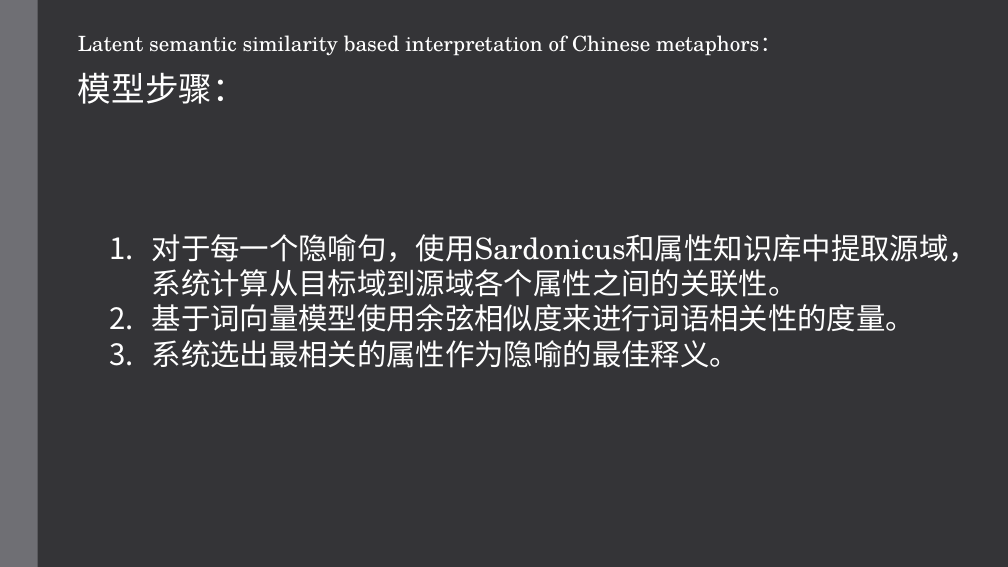
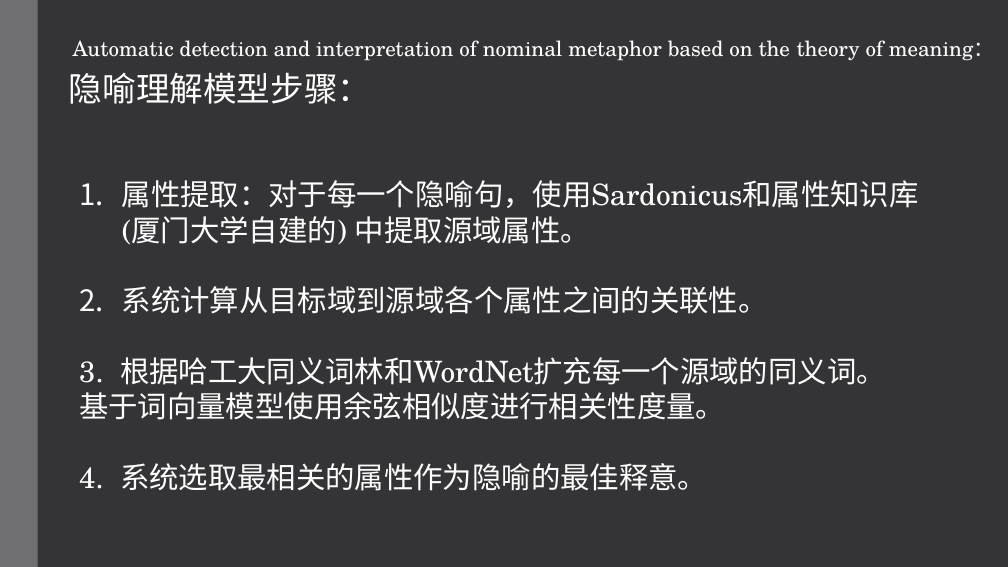
Before and after one commit to hixiaotian/metaphor_detection, a slide deck: slide 12 of 教学/20200809 metaphor interpretation.pptx (slide 8 before the commit). Drawn at 1008x567 pixels with LibreOffice and Linux fonts; fonts in the diff are those of the drawing. Boxes give left, top, right and bottom in pixels: in the first picture for what was removed or moved away, otherwise in the second. Text is boxed around its words. In the diff, an @@ line names an element or a change of style, - is before the commit and + after.

```diff
--- a/教学/20200809 metaphor interpretation.pptx
+++ b/教学/20200809 metaphor interpretation.pptx
@@ text added at (73,40,995,61), 20 pt, text #FFFFFF @@
+Automatic detection and interpretation of nominal metaphor based on the theory of meaning：
@@ text removed at (78,35,781,56) @@
-Latent semantic similarity based interpretation of Chinese metaphors：
@@ text at (69,72,371,104): text changed @@
-模型步骤：
+隐喻理解模型步骤：
@@ text at (79,180,919,491): text changed @@
-1. 对于每一个隐喻句，使用Sardonicus和属性知识库中提取源域，系统计算从目标域到源域各个属性之间的关联性。
-2. 基于词向量模型使用余弦相似度来进行词语相关性的度量。
-3. 系统选出最相关的属性作为隐喻的最佳释义。
+1. 属性提取：对于每一个隐喻句，使用Sardonicus和属性知识库 (厦门大学自建的) 中提取源域属性。
+2. 系统计算从目标域到源域各个属性之间的关联性。
+3. 根据哈工大同义词林和WordNet扩充每一个源域的同义词。
+基于词向量模型使用余弦相似度进行相关性度量。
+4. 系统选取最相关的属性作为隐喻的最佳释意。
```
Also in this commit, not shown: 9 slides added.
